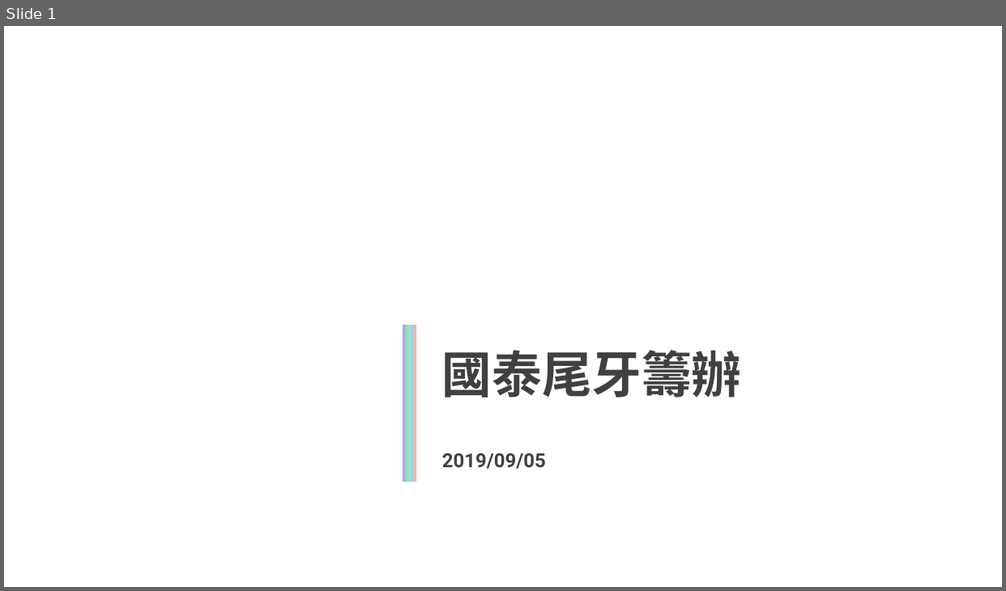
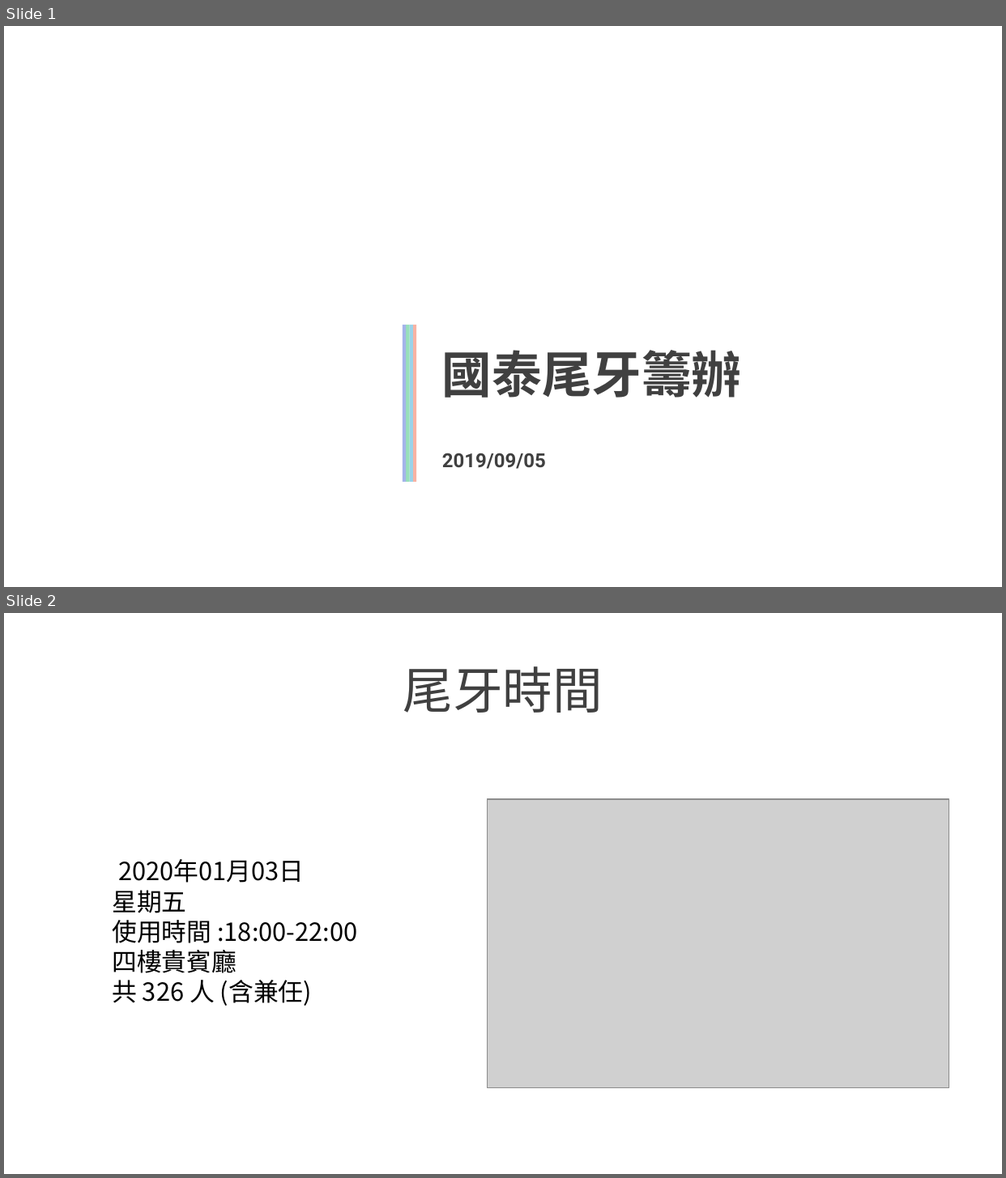
Before and after one commit to wen09210/image, a slide deck: 尾牙籌辦簡報.pptx. Shown one above the other, each under a label of ours: slide 1 before the commit, slides 1 and 2 after it. The pictures are 1006x591 and 1006x1178 pixels, drawn with LibreOffice and Linux fonts; fonts in the diff are those of the drawing; grey boxes stand for pictures; background and template pictures are left out. Boxes give left, top, right and bottom in pixels: in the first picture for what was removed or moved away, otherwise in the second. Text is boxed around its words. In the diff, an @@ line names an element or a change of style, - is before the commit and + after.

Commit message:
0906尾牙簡報

```diff
--- a/尾牙籌辦簡報.pptx
+++ b/尾牙籌辦簡報.pptx
@@ slide 2 added at bbox=[4, 613, 1002, 1174], background picture (left out) @@
@@ text added at bbox=[403, 666, 603, 713], 36 pt, text #404040 @@
+尾牙時間
@@ picture added at bbox=[487, 799, 949, 1088] @@
@@ text added at bbox=[112, 859, 357, 1006], 18 pt, text #000000 @@
+2020年01月03日
+星期五
+使用時間 :18:00-22:00
+四樓貴賓廳
+共 326 人 (含兼任)
```
Also in this commit, not shown: 2 other slides added.
